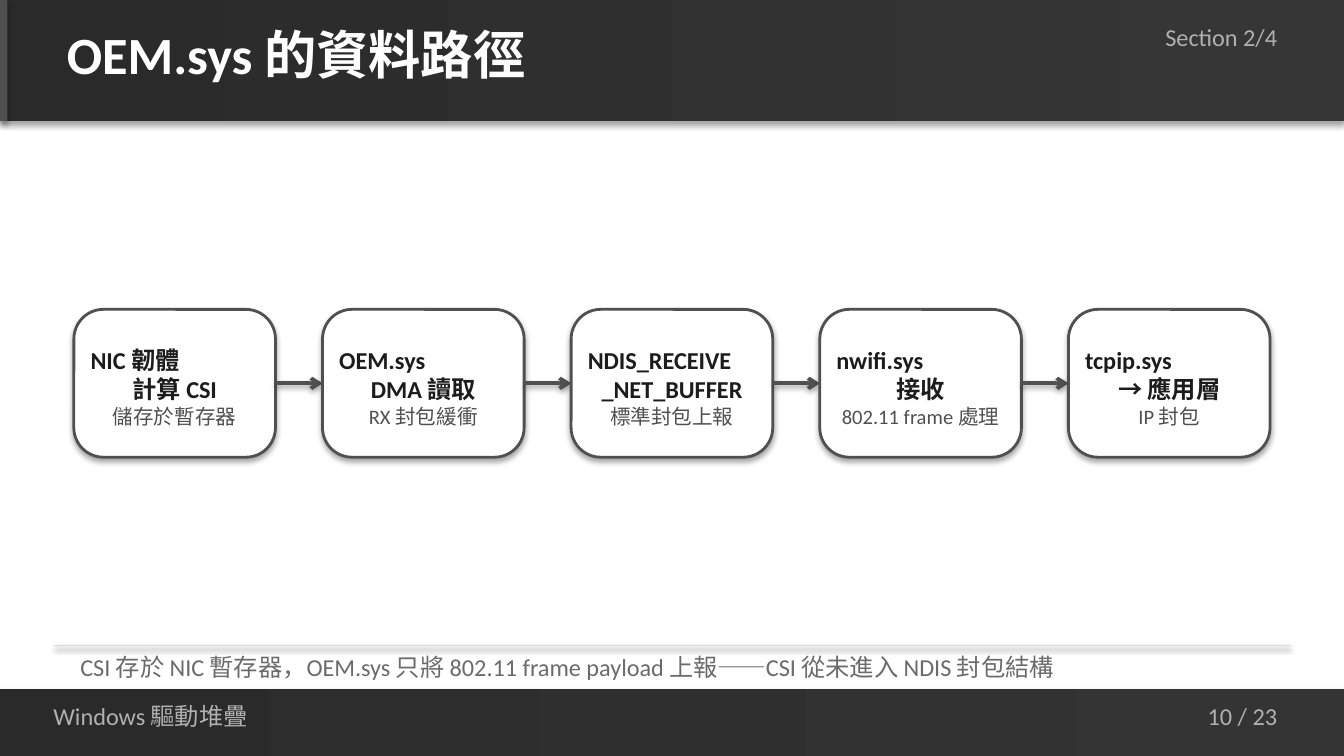
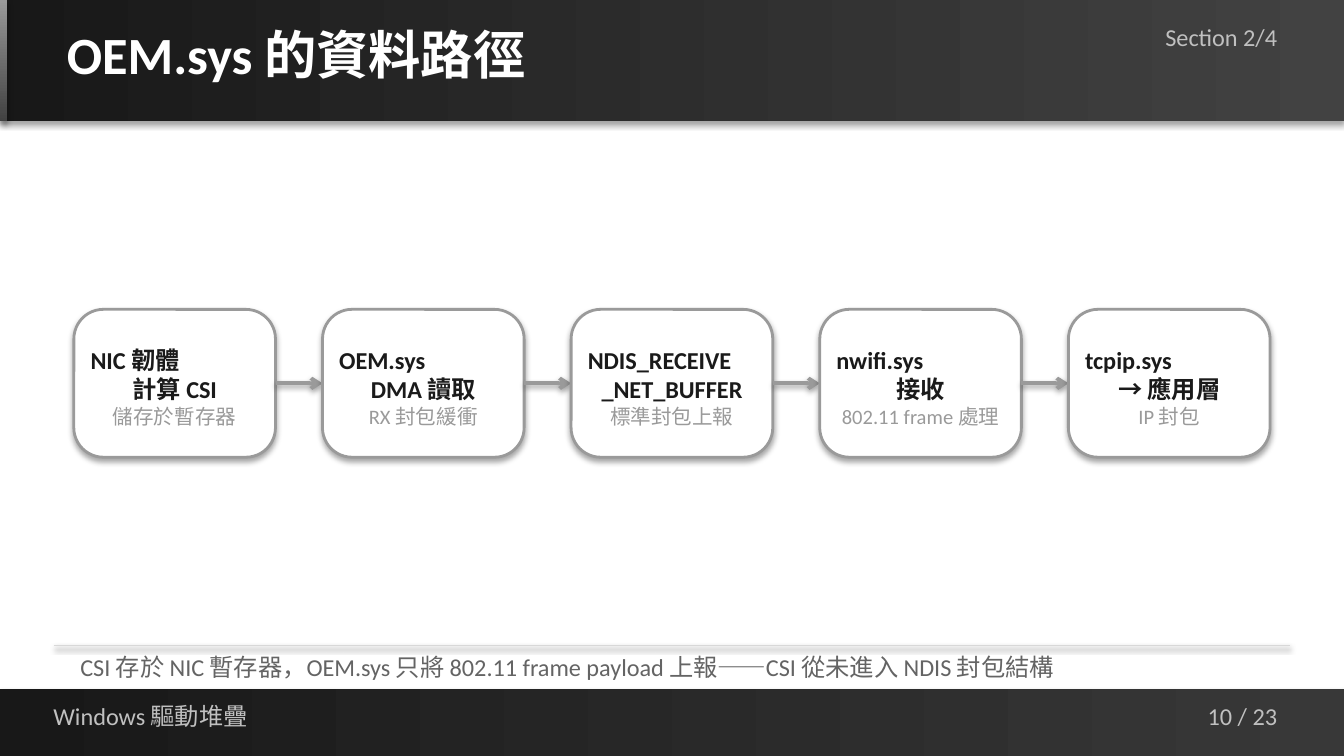
Before and after one commit to jacky92219-cell/network-ppt-project, a slide deck: slide 10 of output/network-card-csi-v5.1.pptx. Drawn at 1344x756 pixels with LibreOffice and Linux fonts; fonts in the diff are those of the drawing. Boxes give left, top, right and bottom in pixels: in the first picture for what was removed or moved away, otherwise in the second. Text is boxed around its words. In the diff, an @@ line names an element or a change of style, - is before the commit and + after.

```diff
--- a/output/network-card-csi-v5.1.pptx
+++ b/output/network-card-csi-v5.1.pptx
@@ rectangle at (x1=0, y1=0, x2=1344, y2=121): fill gradient #2A2A2A to #363636 to gradient #181818 to #424242 @@
@@ rectangle at (x1=0, y1=0, x2=8, y2=121): fill #505050 to gradient #9A9A9A to #424242 @@
@@ rounded rectangle "NIC 韌體 計算 CSI" at (x1=74, y1=309, x2=276, y2=457): text colour #1C1C1C to #1A1A1A in "NIC 韌體 計算 CSI"; text colour #505050 to #9A9A9A in "儲存於暫存器"; outline #505050 1.5 pt to #9A9A9A 1.5 pt @@
@@ rounded rectangle "OEM.sys DMA 讀取" at (x1=323, y1=309, x2=524, y2=457): text colour #1C1C1C to #1A1A1A in "OEM.sys DMA 讀取"; text colour #505050 to #9A9A9A in "RX 封包緩衝"; outline #505050 1.5 pt to #9A9A9A 1.5 pt @@
@@ rounded rectangle "NDIS_RECEIVE _NET_BUFFER" at (x1=571, y1=309, x2=773, y2=457): text colour #1C1C1C to #1A1A1A in "NDIS_RECEIVE _NET_BUFFER"; text colour #505050 to #9A9A9A in "標準封包上報"; outline #505050 1.5 pt to #9A9A9A 1.5 pt @@
@@ rounded rectangle "nwifi.sys 接收" at (x1=820, y1=309, x2=1021, y2=457): text colour #1C1C1C to #1A1A1A in "nwifi.sys 接收"; text colour #505050 to #9A9A9A in "802.11 frame 處理"; outline #505050 1.5 pt to #9A9A9A 1.5 pt @@
@@ rounded rectangle "tcpip.sys → 應用層" at (x1=1068, y1=309, x2=1270, y2=457): text colour #1C1C1C to #1A1A1A in "tcpip.sys → 應用層"; text colour #505050 to #9A9A9A in "IP 封包"; outline #505050 1.5 pt to #9A9A9A 1.5 pt @@
@@ arrow (276, 383) - (323, 383): stroke #505050 2 pt to #9A9A9A 2 pt @@
@@ arrow (524, 383) - (571, 383): stroke #505050 2 pt to #9A9A9A 2 pt @@
@@ arrow (773, 383) - (820, 383): stroke #505050 2 pt to #9A9A9A 2 pt @@
@@ arrow (1021, 383) - (1068, 383): stroke #505050 2 pt to #9A9A9A 2 pt @@
@@ rectangle at (x1=0, y1=688, x2=1344, y2=755): fill gradient #2A2A2A to #343434 to gradient #181818 to #383838 @@
@@ text colour #B0B0B0 to #C0C0C0 in 3 elements at (x1=1165, y1=29, x2=1277, y2=47), (x1=53, y1=705, x2=248, y2=727), (x1=1208, y1=709, x2=1278, y2=725) @@
```
Also in this commit, not shown: 22 other slides changed, 2 other files.
